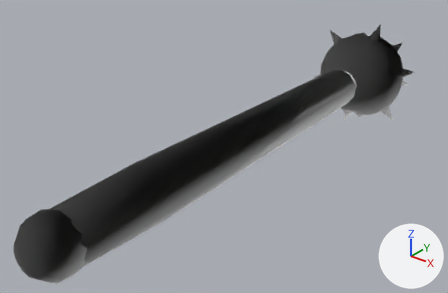
The FBX model unreal/Art/Export/Weapons/SM_Weapon_Mace.fbx as it was, and as the next commit left it.
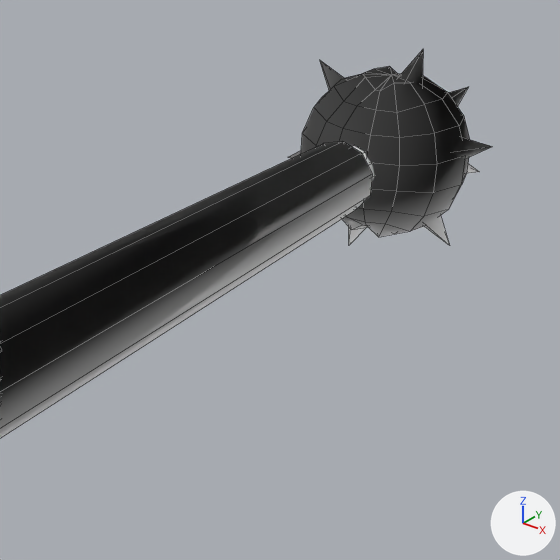
Each version is shown whole from a 50 mm camera at (0.456, -0.479, 0.36) aimed at (-0.044, 0.146, -0.028), then close up on the part from 38% to 100% of the width and 0% to 94% of the height. The axes (+X, +Y, +Z) are drawn at lower right. The lights are the same throughout. The first two pictures are the older version. The close-ups show mesh edges as thin lines.

The older version as bpy lines, for what is in view:
```python
me_sm_weapon_mace = bpy.data.meshes.new('SM_Weapon_Mace')
me_sm_weapon_mace.from_pydata(...)  # 1168 vertices, 1216 faces; spans x -0.094..0.094, y -0.216..0.584, z -0.094..0.094
# faces by material slot: [810, 406]
me_sm_weapon_mace.materials.append(mat_mi_af_toon_weapons)  # white #e7e7e7
me_sm_weapon_mace.materials.append(mat_m_af_outline)  # white #e7e7e7
ob_sm_weapon_mace = bpy.data.objects.new('SM_Weapon_Mace', me_sm_weapon_mace)
ob_sm_weapon_mace.location = (0.0, 0.0, 0.0)
```
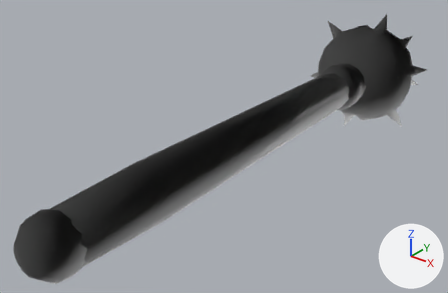
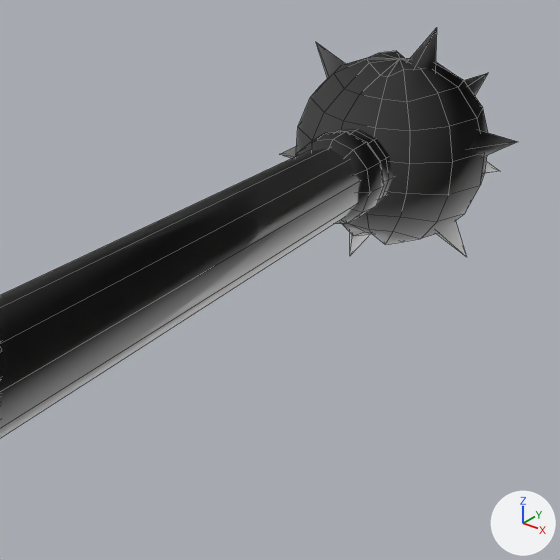
The change in detail:
me_sm_weapon_mace is used by ob_sm_weapon_mace; location (0.0, 0.0, 0.0).
me_sm_weapon_mace had 1168 vertices, 1216 faces and spanned x -0.094..0.094, y -0.216..0.584, z -0.094..0.094.
me_sm_weapon_mace now has 1172 vertices, 1264 faces and spans x -0.11..0.11, y -0.216..0.612, z -0.11..0.11.
me_sm_weapon_mace part 1: the loose piece of 5 vertices spanning x -0.005..0.06, y 0.47..0.541, z -0.031..0.019 is copied, and the copy is scaled about its middle by (1.13, 1.13, 1.12), then moved by (0.006, 0.018, -0.002); it spans x -0.004..0.07, y 0.484..0.564, z -0.036..0.02.
me_sm_weapon_mace part 2: 500 vertices moved from x -0.094..0.081, y 0.39..0.57, z -0.094..0.094 to x -0.11..0.11, y 0.368..0.599, z -0.11..0.11; 112 vertices removed from x -0.055..0.094, y 0.39..0.55, z -0.067..0.068; 111 vertices added at x -0.043..0.074, y 0.367..0.574, z -0.077..0.079.
Other edits to the shape of me_sm_weapon_mace do not show in these pictures.

Where the change shows, as pixel boxes (x1, y1, x2, y2) in the close-ups (560 x 560 px; the box of a moved part takes in the faces that stretch with it):
'SM_Weapon_Mace', reshaped
    before: (0, 50, 492, 438)
    after: (0, 28, 517, 438)
part 1 of me_sm_weapon_mace, added (mostly hidden)
    after: (484, 161, 499, 174)
part 2 of me_sm_weapon_mace, moved or reshaped
    before: (289, 50, 492, 244)
    after: (312, 51, 484, 245)
